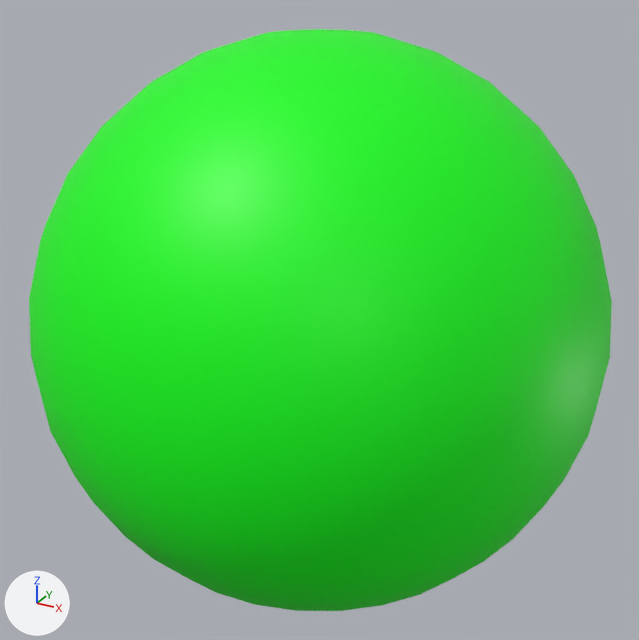
The Blender file Game/Resources/Editor/explosion.blend: old version first, new version second.
Rendered twice from a camera (50 mm lens) standing at (1.409, -2.568, 1.283) and looking at (-0.002, -0.001, 0.0). Every picture has the same lights, and +X, +Y and +Z are marked at lower left.

Names of what the first picture shows: '球'.
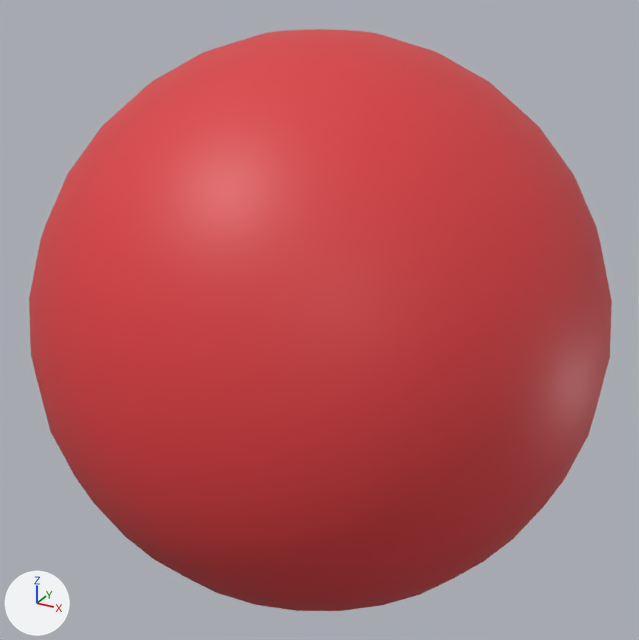
The change, as a list of edits to the scene's bpy script:
```text
Add img_explosionspike_png:
    img_explosionspike_png = load_image('explosionSpike.png', '../Model/explosion/explosionSpike.png', 1024, 1024, 'sRGB')
Change mat_マテリアル:
    mat_マテリアル.texture: img_explosion -> img_explosionspike_png
```

Location of each change, [x1, y1, x2, y2] in pixels of the pictures (639 x 640 px):
'球', surface changed (green to red)
    both: [29, 29, 612, 611]
